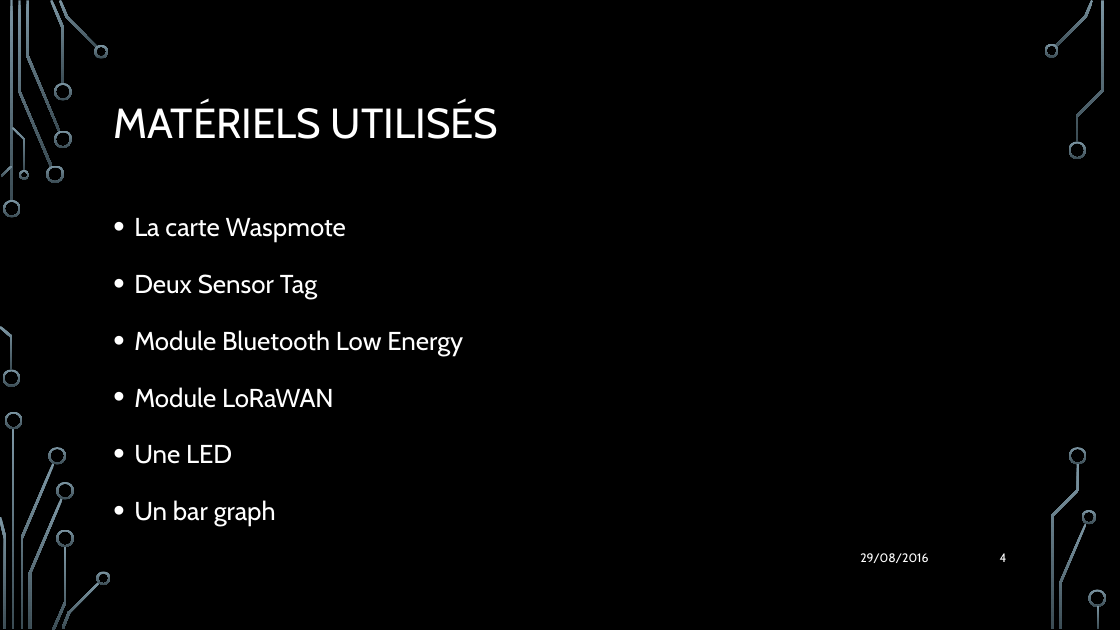
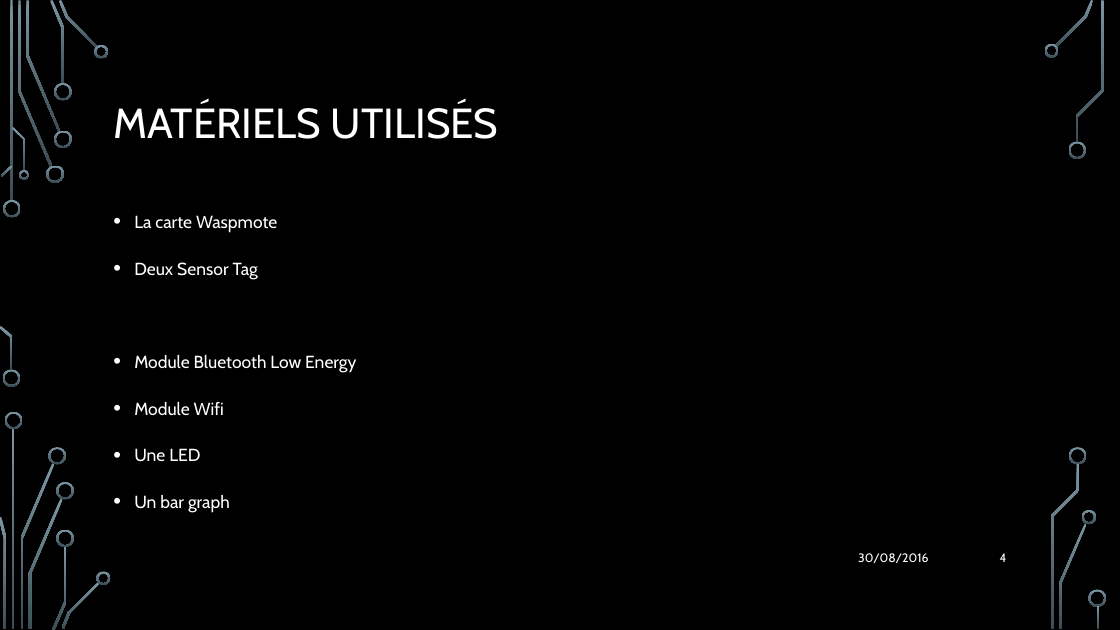
Before and after one commit to stevenliatti/smartwindows, a slide deck: slide 4 of Cahier de charge/Smart Windows.pptx. Drawn at 1120x630 pixels with LibreOffice and Linux fonts; fonts in the diff are those of the drawing; background and template pictures are left out. Boxes give left, top, right and bottom in pixels: in the first picture for what was removed or moved away, otherwise in the second. Text is boxed around its words. In the diff, an @@ line names an element or a change of style, - is before the commit and + after.

```diff
--- a/Cahier de charge/Smart Windows.pptx
+++ b/Cahier de charge/Smart Windows.pptx
@@ text at [134,215,356,512]: size 22.2 to 15 pt in "La carte Waspmote", "Deux Sensor Tag", "Module Bluetooth Low Energy", "Une LED" and 1 more places @@
@@ text at [134,402,224,415]: text changed; size 22.2 to 15 pt @@
-• Module LoRaWAN
+• Module Wifi
@@ text at [858,553,928,563]: text changed @@
-29/08/2016
+30/08/2016
```
Also in this commit, not shown: 3 other slides changed, 2 other files.
